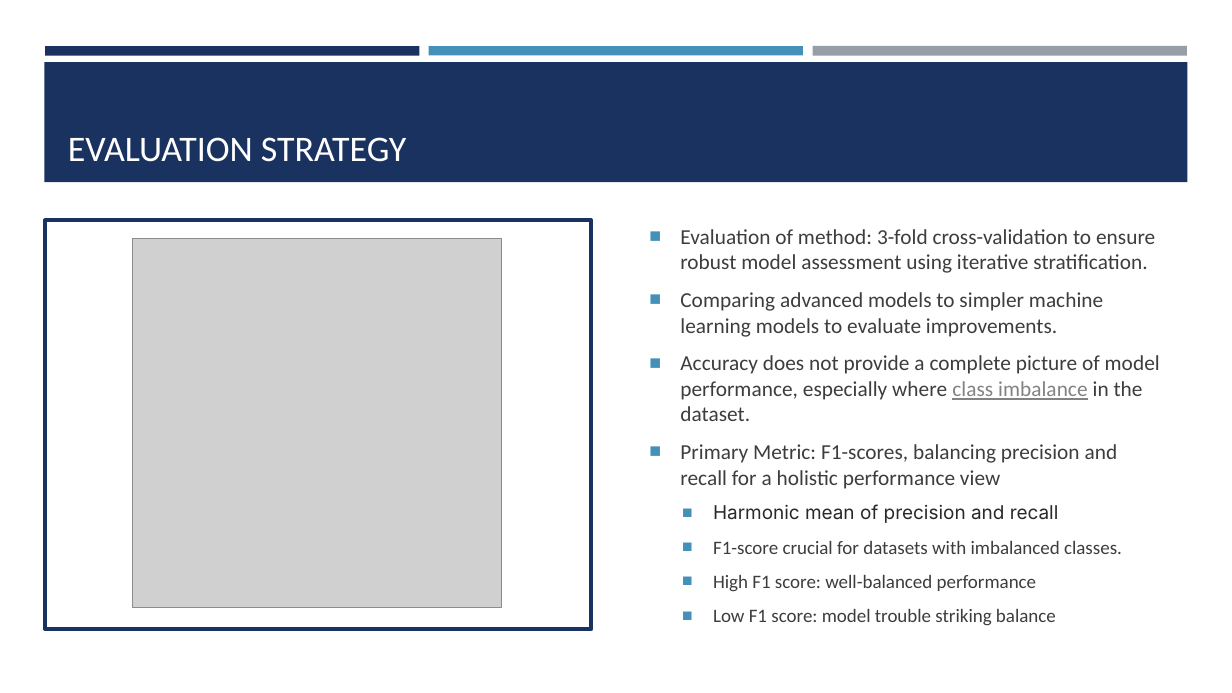
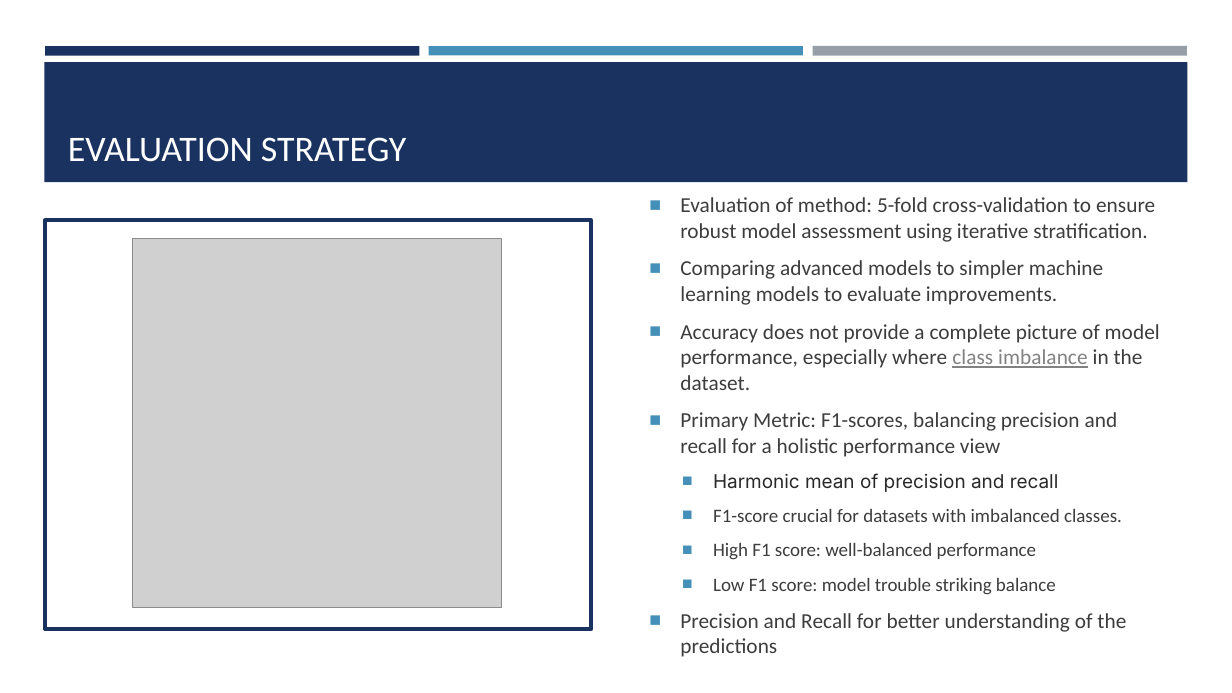
Before and after one commit to josefweibel/nlp-medical-project, a slide deck: slide 6 of presentations/Final Presentation.pptx (slide 5 before the commit). Drawn at 1232x693 pixels with LibreOffice and Linux fonts; fonts in the diff are those of the drawing; grey boxes stand for pictures. Boxes give left, top, right and bottom in pixels: in the first picture for what was removed or moved away, otherwise in the second. Text is boxed around its words. In the diff, an @@ line names an element or a change of style, - is before the commit and + after.

```diff
--- a/presentations/Final Presentation.pptx
+++ b/presentations/Final Presentation.pptx
@@ text "Evaluation of method: 5-fold cross-validation ...": place and size @@
-text "Evaluation of method: 5-fold cross-validation ..." at <box>680,229,1160,626</box>
+text "Evaluation of method: 5-fold cross-validation ..." at <box>680,197,1160,657</box>
@@ text at <box>680,197,1155,242</box>: text changed @@
-■ Evaluation of method: 3-fold cross-validation to ensure robust model assessment using iterative stratification.
+■ Evaluation of method: 5-fold cross-validation to ensure robust model assessment using iterative stratification.
@@ text at <box>680,613,1126,657</box>: paragraph added @@
+■ Precision and Recall for better understanding of the predictions
```
Also in this commit, not shown: 14 other slides changed, 14 slides added, 1 slide removed, 2 other files.
